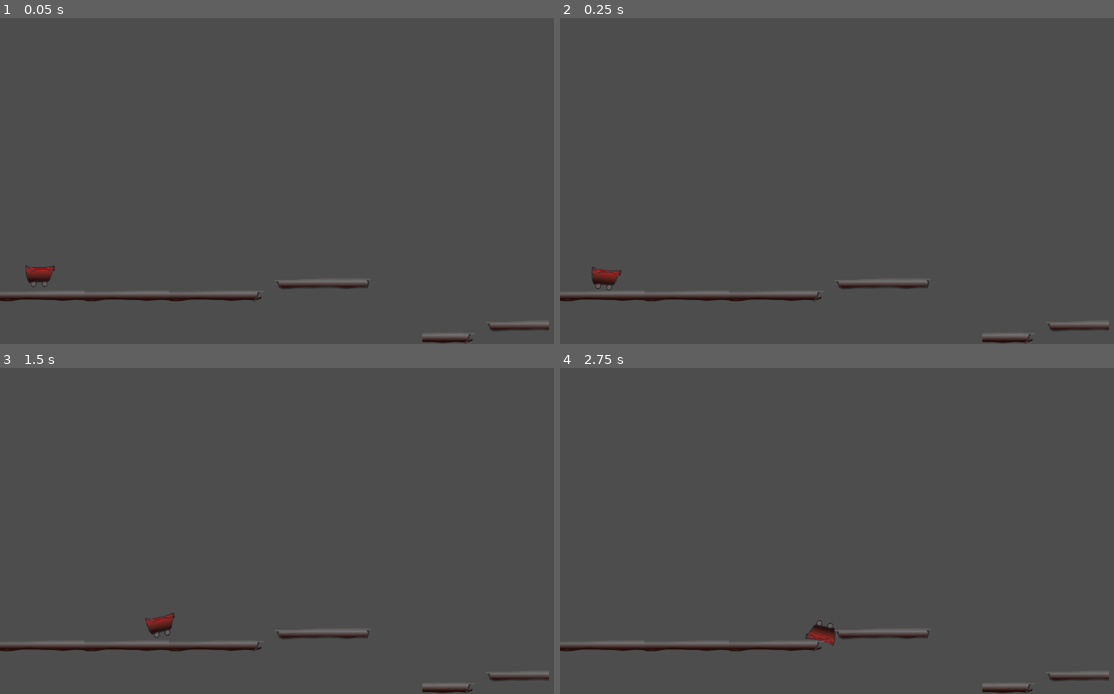
Above: before the commit, frames 1-4 (two rows, left to right).
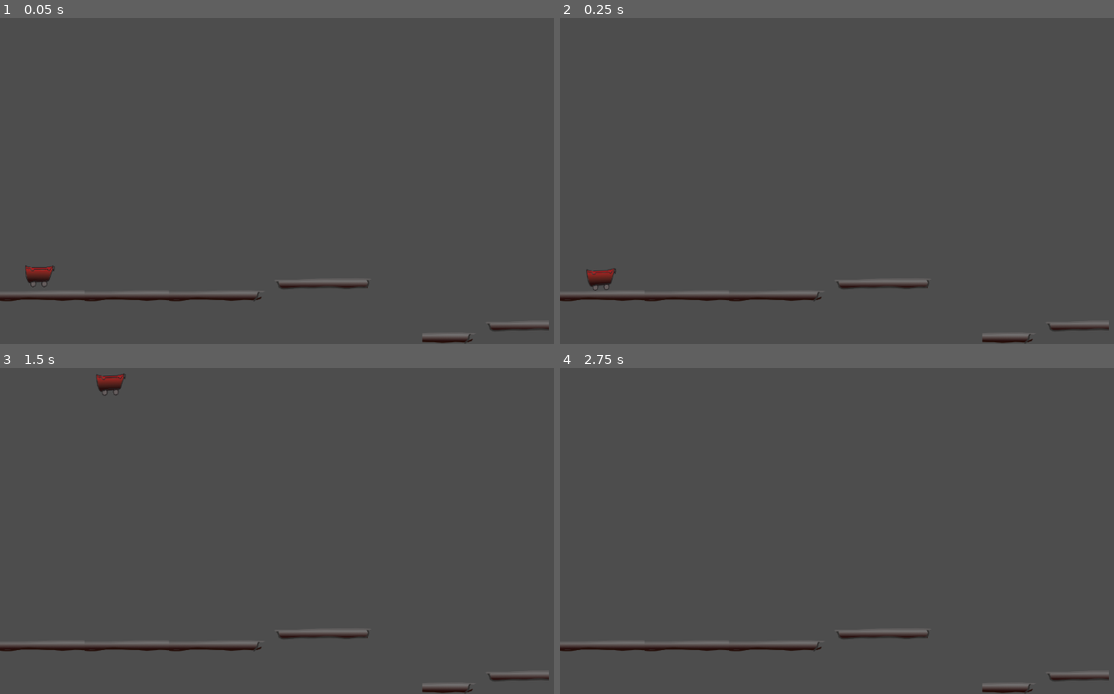
Above: after the commit, the same moments.

Repository: LazyBrush/jam149-ancient
Game: Godot game, scene res://scenes/main/main.tscn
The game is run twice, just before and just after one commit, with the same random seed, the same clock (stepped at 60 frames per second) and the same inputs.
Inputs:
- Up to frame 1 (0.05 s): no input
- Up to frame 2 (0.25 s): no input
- Up to frame 3 (1.5 s): tap Enter (ui_accept) at 0.5, 0.6, 0.77, 1.07, 1.35 s
- Up to frame 4 (2.75 s): tap Enter (ui_accept) at 1.52, 1.82, 2.1 s

The runs differ from the first frame. In frame 1, less than 0.1% of the frame differs, in the area x 4-10%, y 75-82%; in frame 2, 0.2%; in frame 3, 0.4%, in the area x 17-32%, y 1-83%; in frame 4, 0.2%.

Commit message:
press space bar

Diff:
--- /dev/null
+++ b/scenes/cart/cart.gd
@@ -0,0 +1,13 @@
+extends RigidBody2D
+
+
+# Called when the node enters the scene tree for the first time.
+func _ready():
+	pass # Replace with function body.
+
+
+# Called every frame. 'delta' is the elapsed time since the previous frame.
+func _process(delta):
+	if Input.is_action_just_pressed("ui_accept"):
+		print("space bar")
+		apply_central_impulse(Vector2(0,-300))
--- a/scenes/cart/cart.tscn
+++ b/scenes/cart/cart.tscn
@@ -1,11 +1,13 @@
-[gd_scene load_steps=3 format=3 uid="uid://b1dmodb4e3rfh"]
+[gd_scene load_steps=4 format=3 uid="uid://b1dmodb4e3rfh"]
 
 [ext_resource type="Texture2D" uid="uid://bk2v0elgx8h5a" path="res://artwork/cart/cart.png" id="1_awplp"]
+[ext_resource type="Script" path="res://scenes/cart/cart.gd" id="1_x0e3o"]
 
 [sub_resource type="RectangleShape2D" id="RectangleShape2D_y0j5e"]
 size = Vector2(41, 33)
 
 [node name="Cart" type="RigidBody2D"]
+script = ExtResource("1_x0e3o")
 
 [node name="Sprite2D" type="Sprite2D" parent="."]
 texture = ExtResource("1_awplp")
--- a/scenes/main/main.tscn
+++ b/scenes/main/main.tscn
@@ -1,12 +1,18 @@
-[gd_scene load_steps=3 format=3 uid="uid://oiw8oxccv61w"]
+[gd_scene load_steps=4 format=3 uid="uid://oiw8oxccv61w"]
 
 [ext_resource type="PackedScene" uid="uid://b1dmodb4e3rfh" path="res://scenes/cart/cart.tscn" id="1_82tav"]
 [ext_resource type="PackedScene" uid="uid://lwi7wo53in28" path="res://scenes/levels/mine/mine.tscn" id="2_4sm7u"]
+
+[sub_resource type="PhysicsMaterial" id="PhysicsMaterial_hdg5l"]
+friction = 0.04
+bounce = 0.18
+absorbent = true
 
 [node name="main" type="Node2D"]
 
 [node name="Cart" parent="." instance=ExtResource("1_82tav")]
 position = Vector2(67, 519)
-constant_force = Vector2(1000, 0)
+physics_material_override = SubResource("PhysicsMaterial_hdg5l")
+constant_force = Vector2(150, 0)
 
 [node name="mine" parent="." instance=ExtResource("2_4sm7u")]
Not shown, changed: artwork/cart/cart.afdesign~lock~
